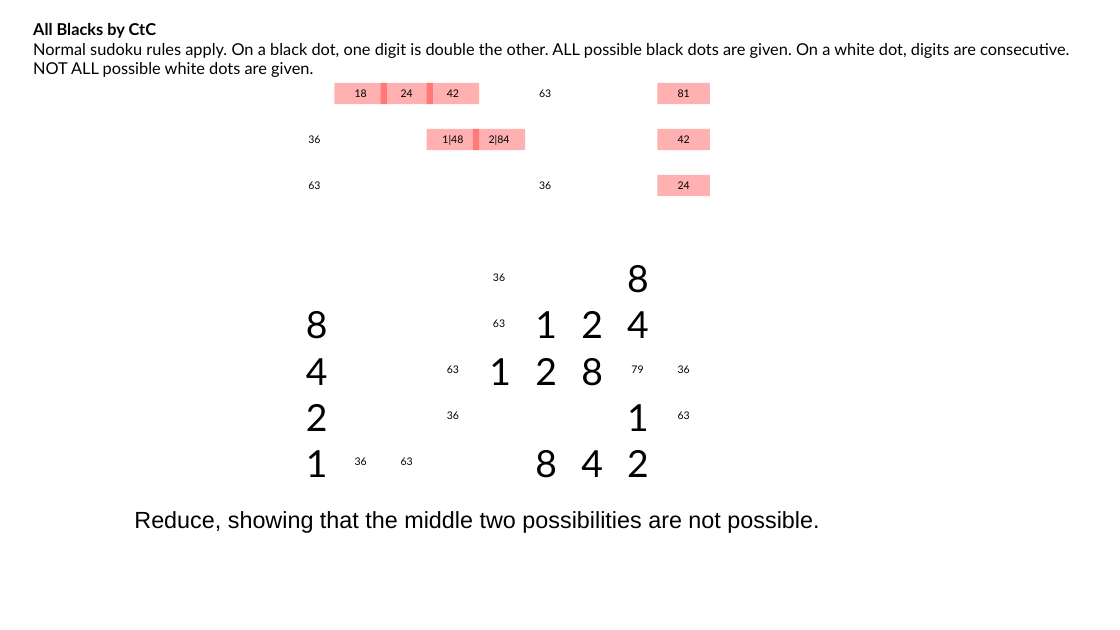
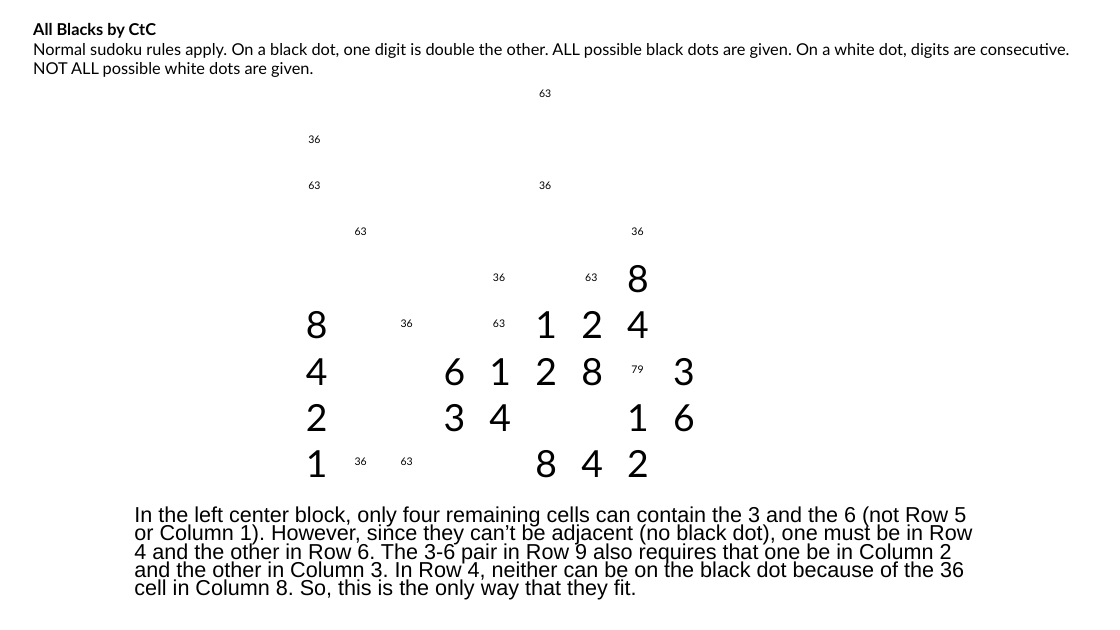
Before and after one commit to jhardis/WSJ_Number_Puzzles, a slide deck: slide 15 of 20261003_2.pptx (slide 14 before the commit). Drawn at 1120x630 pixels with LibreOffice and Linux fonts; fonts in the diff are those of the drawing; background and template pictures are left out. Boxes give left, top, right and bottom in pixels: in the first picture for what was removed or moved away, otherwise in the second. Text is boxed around its words. In the diff, an @@ line names an element or a change of style, - is before the commit and + after.

```diff
--- a/20261003_2.pptx
+++ b/20261003_2.pptx
@@ rectangle removed at [334, 83, 386, 104] @@
-18
@@ rectangle removed at [381, 83, 433, 104] @@
-24
@@ rectangle removed at [427, 83, 479, 104] @@
-42
@@ rectangle removed at [658, 83, 710, 104] @@
-81
@@ rectangle removed at [427, 129, 479, 150] @@
-1|48
@@ rectangle removed at [473, 129, 525, 150] @@
-2|84
@@ rectangle removed at [658, 129, 710, 150] @@
-42
@@ rectangle removed at [658, 175, 710, 196] @@
-24
@@ text "63": place and size @@
-text "63" at [447, 365, 459, 373]
+text "63" at [355, 227, 367, 235]
@@ text "36": place and size @@
-text "36" at [678, 365, 690, 373]
+text "36" at [631, 227, 643, 235]
@@ text "63": place and size @@
-text "63" at [678, 411, 690, 419]
+text "63" at [585, 273, 597, 281]
@@ text "36": place and size @@
-text "36" at [447, 411, 459, 419]
+text "36" at [401, 319, 413, 327]
@@ text added at [444, 358, 466, 386], 32 pt, text #000000 @@
+6
@@ text added at [673, 358, 695, 386], 32 pt, text #000000 @@
+3
@@ text added at [444, 404, 466, 432], 32 pt, text #000000 @@
+3
@@ text added at [489, 404, 511, 431], 32 pt, text #000000 @@
+4
@@ text added at [673, 404, 695, 432], 32 pt, text #000000 @@
+6
@@ text at [134, 506, 972, 600]: text changed; size 20 to 18.5 pt @@
-Reduce, showing that the middle two possibilities are not possible.
+In the left center block, only four remaining cells can contain the 3 and the 6 (not Row 5 or Column 1). However, since they can’t be adjacent (no black dot), one must be in Row 4 and the other in Row 6. The 3-6 pair in Row 9 also requires that one be in Column 2 and the other in Column 3. In Row 4, neither can be on the black dot because of the 36 cell in Column 8. So, this is the only way that they fit.
```
Also in this commit, not shown: 29 other slides changed, 1 slide added, 9 slides removed.
